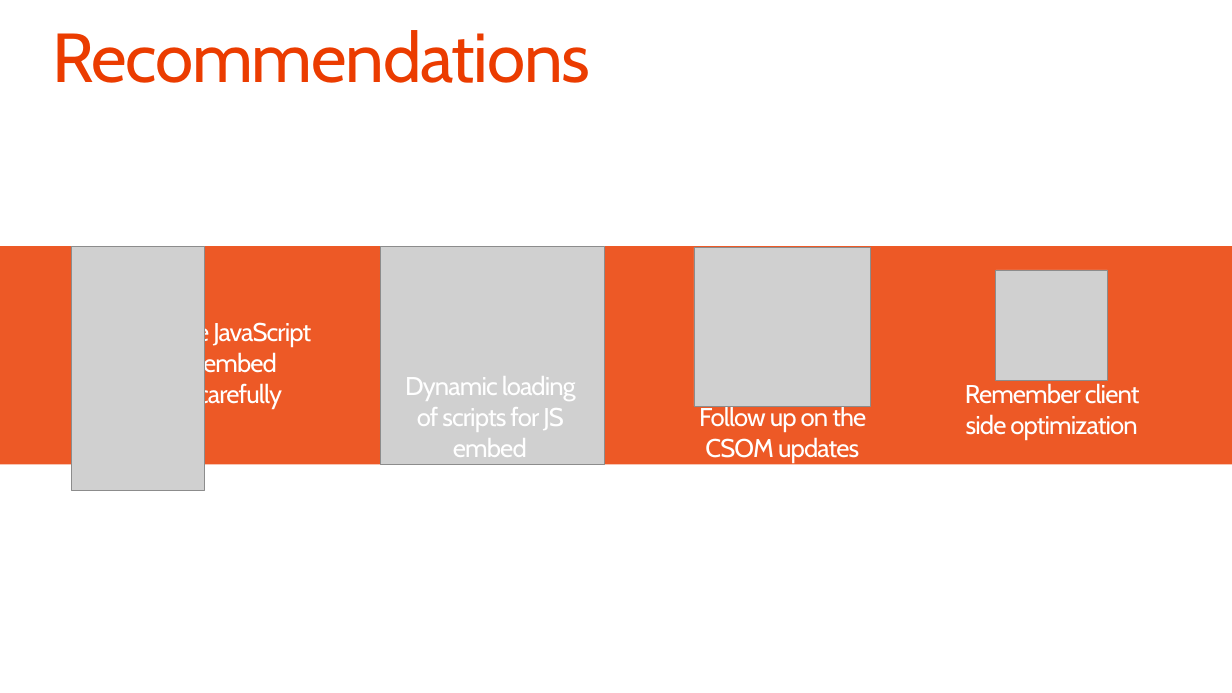
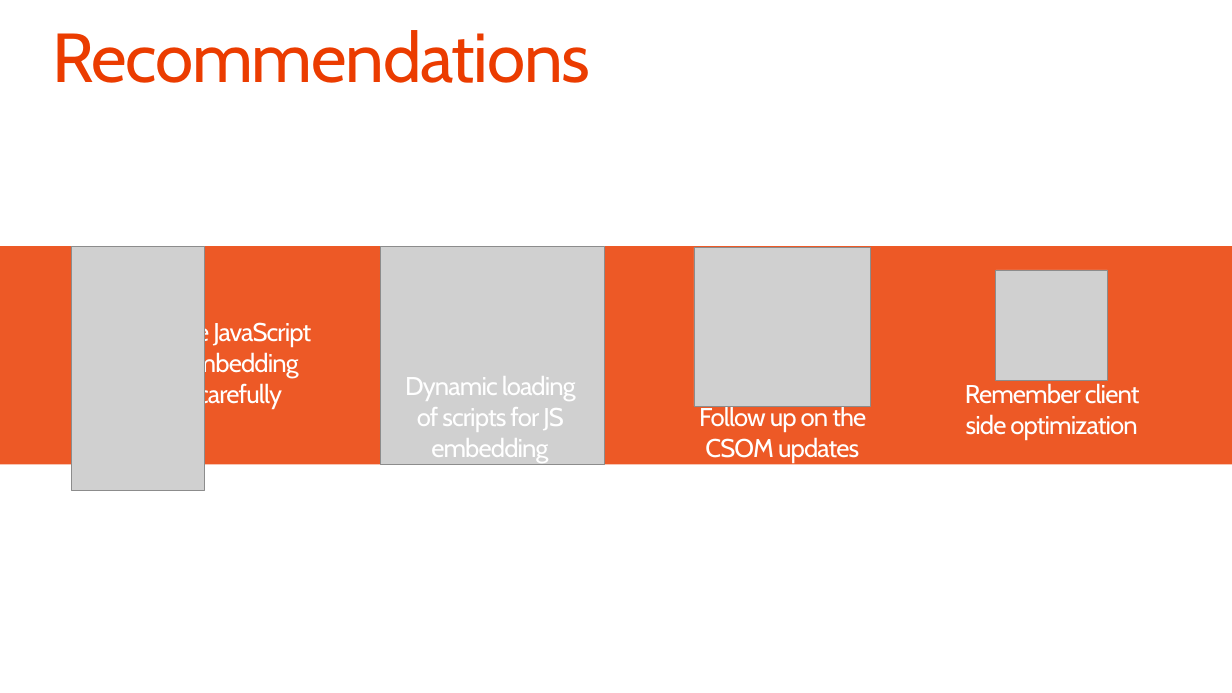
Before and after one commit to fabbbiob/TrainingContent, a slide deck: slide 4 of O3658/02 Managing site settings using app model/2_SiteManagement.pptx. Drawn at 1232x693 pixels with LibreOffice and Linux fonts; fonts in the diff are those of the drawing; grey boxes stand for pictures; background and template pictures are left out. Boxes give left, top, right and bottom in pixels: in the first picture for what was removed or moved away, otherwise in the second. Text is boxed around its words. In the diff, an @@ line names an element or a change of style, - is before the commit and + after.

```diff
--- a/O3658/02 Managing site settings using app model/2_SiteManagement.pptx
+++ b/O3658/02 Managing site settings using app model/2_SiteManagement.pptx
@@ text at [169, 320, 311, 408]: text changed @@
-Use JavaScript embed carefully
+Use JavaScript embedding carefully
@@ text at [405, 376, 576, 462]: text changed @@
-Dynamic loading of scripts for JS embed
+Dynamic loading of scripts for JS embedding
```
Also in this commit, not shown: 15 other slides changed, 1 slide added, 1 slide removed, 1 other file.
